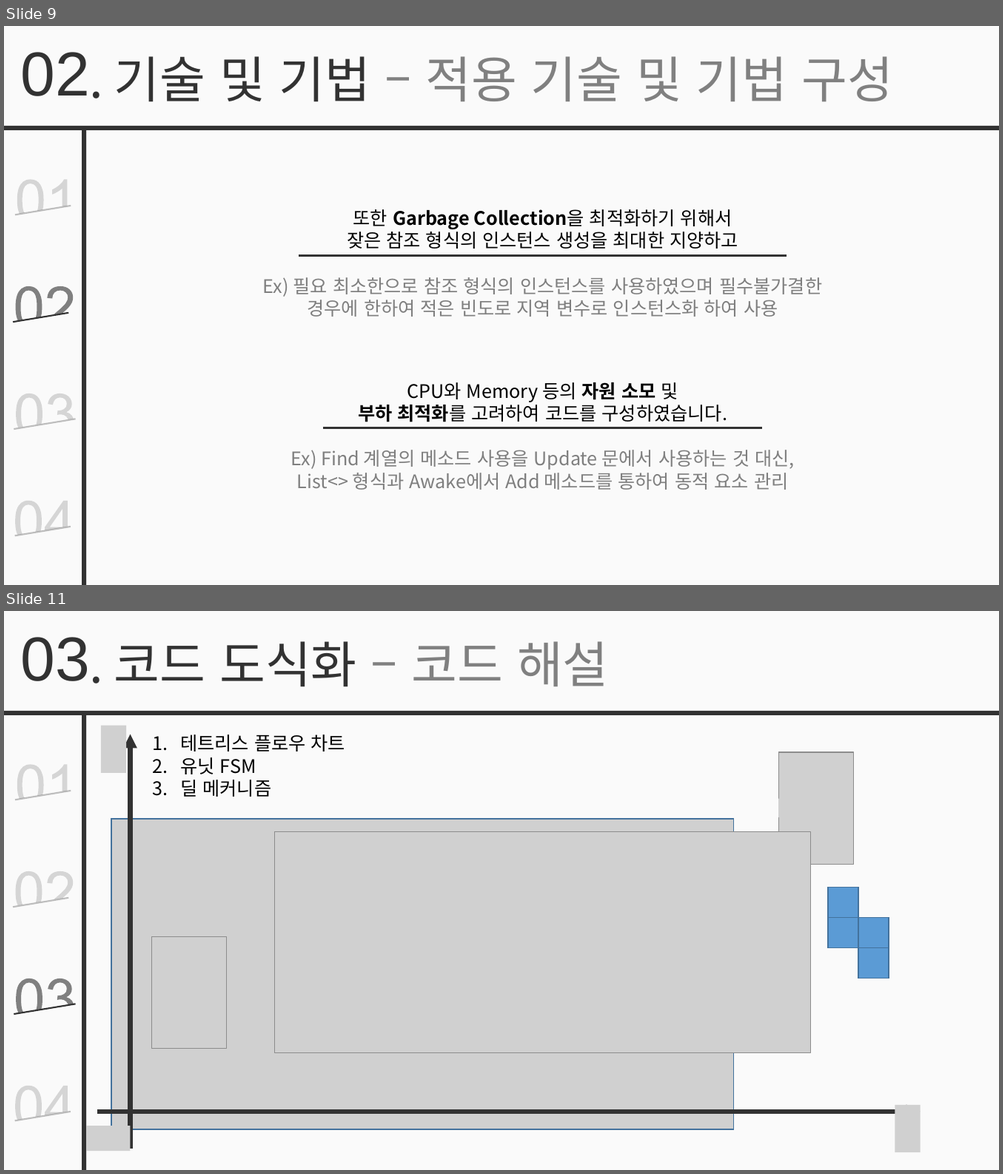
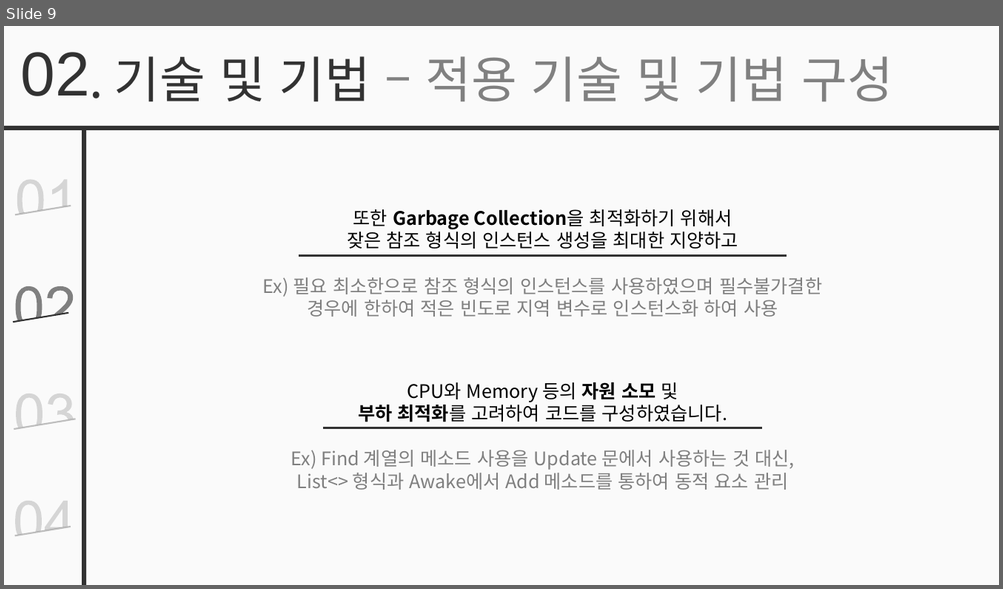
Before and after one commit to simplex3510/GeoStrike, a slide deck: 발표용.pptx. Shown one above the other, each under a label of ours: slides 9 and 11 before the commit, slide 9 after it; the slides between them are not shown. The pictures are 1003x1174 and 1003x589 pixels, drawn with LibreOffice and Linux fonts; fonts in the diff are those of the drawing; grey boxes stand for pictures. Boxes give left, top, right and bottom in pixels: in the first picture for what was removed or moved away, otherwise in the second. Text is boxed around its words. In the diff, an @@ line names an element or a change of style, - is before the commit and + after.

```diff
--- a/발표용.pptx
+++ b/발표용.pptx
@@ slide 11 removed at [4, 611, 999, 1170], background #FFFFFF; not listed: 1 template element that a slide beside it also shows @@
@@ text removed at [21, 637, 90, 681] @@
-03
@@ text removed at [114, 641, 609, 687] @@
-. 코드 도식화 – 코드 해설
@@ rectangle removed at [5, 711, 999, 715] @@
@@ rectangle removed at [82, 715, 86, 1170] @@
@@ picture removed at [101, 725, 126, 773] @@
@@ arrow removed from (130, 1149) to (130, 734) @@
@@ text removed at [180, 735, 345, 797] @@
-1. 테트리스 플로우 차트
-2. 유닛 FSM
-3. 딜 메커니즘
@@ freeform shape removed at [17, 765, 68, 799] @@
@@ picture removed at [779, 752, 853, 864] @@
@@ picture removed at [780, 762, 811, 780] @@
@@ line removed from (15, 800) to (71, 791) @@
@@ picture removed at [779, 799, 810, 817] @@
@@ picture removed at [815, 799, 846, 817] @@
@@ picture removed at [111, 819, 734, 1130] @@
@@ picture removed at [275, 832, 811, 1054] @@
@@ picture removed at [812, 834, 843, 854] @@
@@ freeform shape removed at [15, 871, 73, 906] @@
@@ line removed from (13, 907) to (69, 898) @@
@@ rectangle removed at [828, 888, 858, 918] @@
@@ rectangle removed at [828, 917, 858, 948] @@
@@ rectangle removed at [858, 917, 889, 948] @@
@@ picture removed at [152, 937, 226, 1049] @@
@@ rectangle removed at [858, 948, 889, 979] @@
@@ freeform shape removed at [16, 979, 74, 1013] @@
@@ line removed from (14, 1014) to (76, 1004) @@
@@ freeform shape removed at [15, 1086, 68, 1121] @@
@@ line removed from (15, 1122) to (71, 1113) @@
@@ arrow removed from (97, 1113) to (920, 1113) @@
@@ picture removed at [895, 1105, 920, 1153] @@
@@ picture removed at [86, 1127, 130, 1152] @@
```
Also in this commit, not shown: 1 slide changed, 5 slides added, 1 other slide removed.
